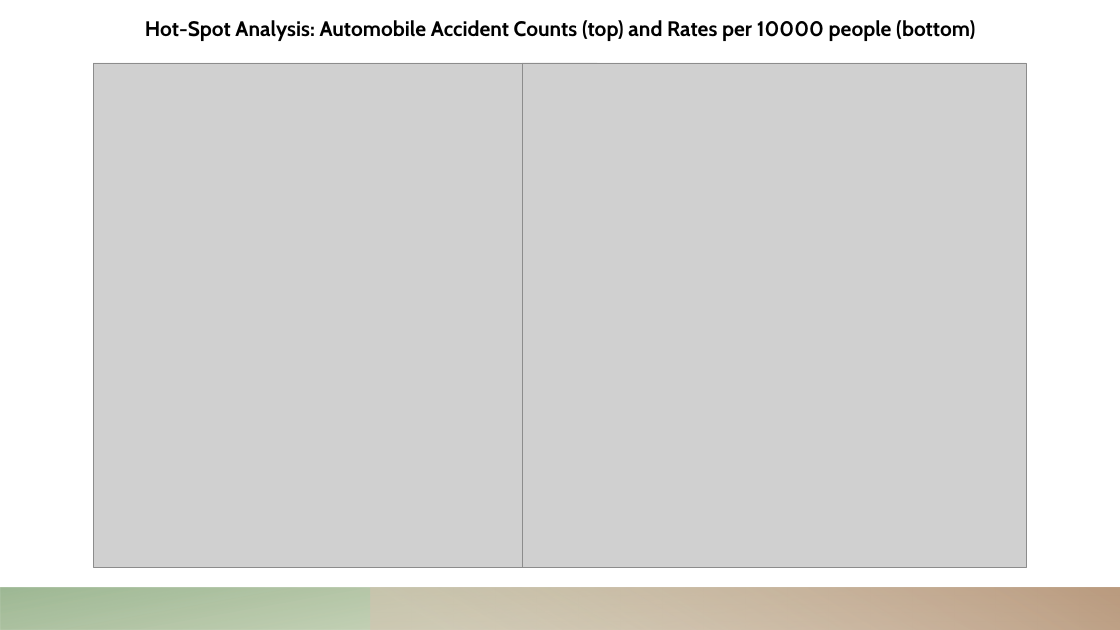
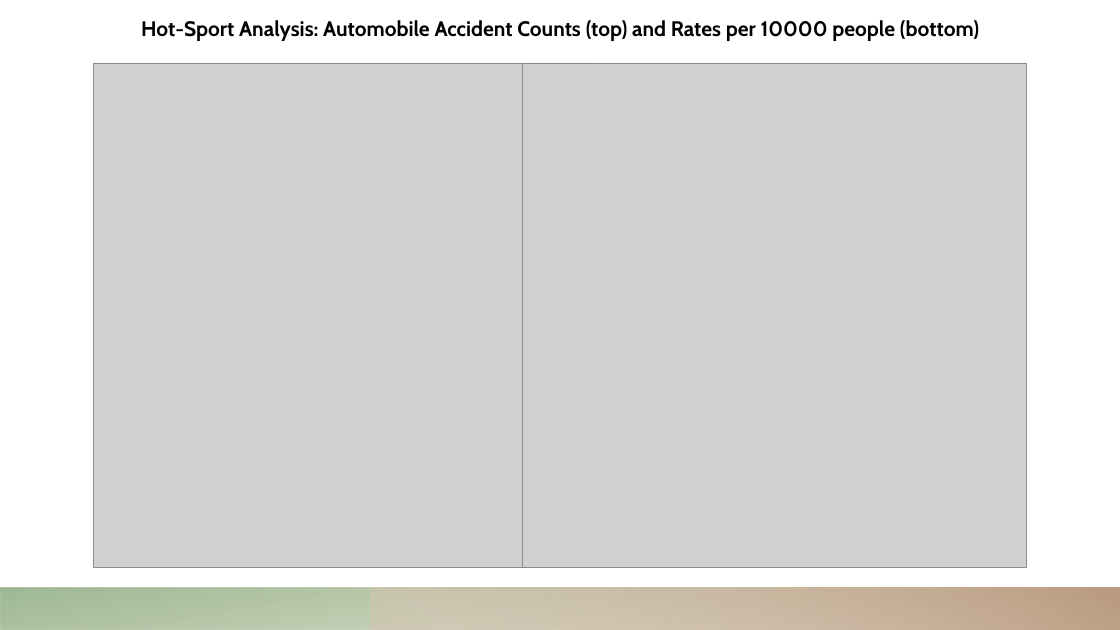
Before and after one commit to erinlzheng/project1, a slide deck: slide 14 of Project_1_Final.pptx (slide 13 before the commit). Drawn at 1120x630 pixels with LibreOffice and Linux fonts; fonts in the diff are those of the drawing; grey boxes stand for pictures. Boxes give left, top, right and bottom in pixels: in the first picture for what was removed or moved away, otherwise in the second. Text is boxed around its words. In the diff, an @@ line names an element or a change of style, - is before the commit and + after.

```diff
--- a/Project_1_Final.pptx
+++ b/Project_1_Final.pptx
@@ text at <box>141,20,979,41</box>: text changed @@
-Hot-Spot Analysis: Automobile Accident Counts (top) and Rates per 10000 people (bottom)
+Hot-Sport Analysis: Automobile Accident Counts (top) and Rates per 10000 people (bottom)
```
Also in this commit, not shown: 7 other slides changed, 1 slide added.
